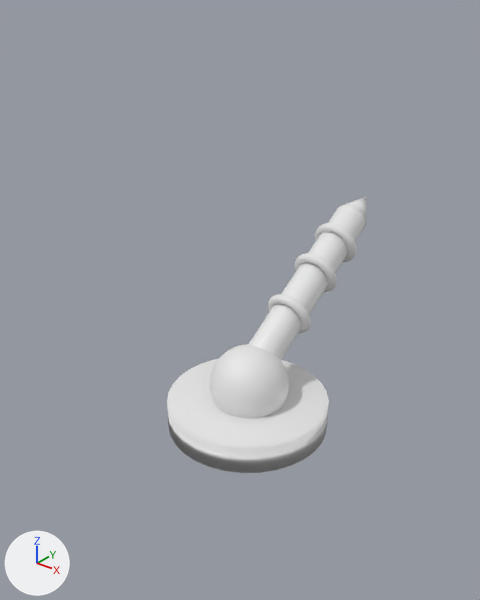
Two versions of the Blender file outfits/zarwal turret.blend, one commit apart.
The view is the same before and after, from a camera (50 mm lens) standing at (4.27, -5.49, 4.94) and looking at (-0.16, 0.05, 1.51). Arrows for +X, +Y and +Z are at lower left; the lights stay in place.

Before the edit, the objects in view are built like this:
```python
ob_cone = bpy.data.objects.new('Cone', me_cone)
ob_cone.location = (0.03, 2.45, 2.09)
ob_cone.rotation_euler = (-1.086, 0.0, 0.0)  # degrees (-62, 0, 0)
ob_cone.scale = (0.227, 0.227, 0.227)
ob_cylinder = bpy.data.objects.new('Cylinder', me_cylinder)
ob_cylinder.location = (0.01, 0.0, 0.06)
ob_cylinder.scale = (1.0, 1.0, -0.181)
ob_cylinder_001 = bpy.data.objects.new('Cylinder.001', me_cylinder_002)
ob_cylinder_001.location = (0.02, 1.09, 1.24)
ob_cylinder_001.rotation_euler = (-1.001, 0.0, 0.0)  # degrees (-57, 0, 0)
ob_cylinder_001.scale = (0.225, 0.225, 1.39)
ob_sphere = bpy.data.objects.new('Sphere', me_sphere)
ob_sphere.location = (0.02, 0.0, 0.43)
ob_sphere.scale = (0.489, 0.489, 0.489)
ob_torus = bpy.data.objects.new('Torus', me_torus)
ob_torus.location = (0.04, 0.81, 1.08)
ob_torus.rotation_euler = (1.949, 0.0, 0.0)  # degrees (112, 0, 0)
ob_torus.scale = (0.25, 0.25, 0.25)
ob_torus_001 = bpy.data.objects.new('Torus.001', me_torus_001)
ob_torus_001.location = (0.04, 1.86, 1.73)
ob_torus_001.rotation_euler = (1.949, 0.0, 0.0)  # degrees (112, 0, 0)
ob_torus_001.scale = (0.25, 0.25, 0.25)
ob_torus_002 = bpy.data.objects.new('Torus.002', me_torus_002)
ob_torus_002.location = (0.04, 1.39, 1.45)
ob_torus_002.rotation_euler = (1.949, 0.0, 0.0)  # degrees (112, 0, 0)
ob_torus_002.scale = (0.25, 0.25, 0.25)
```
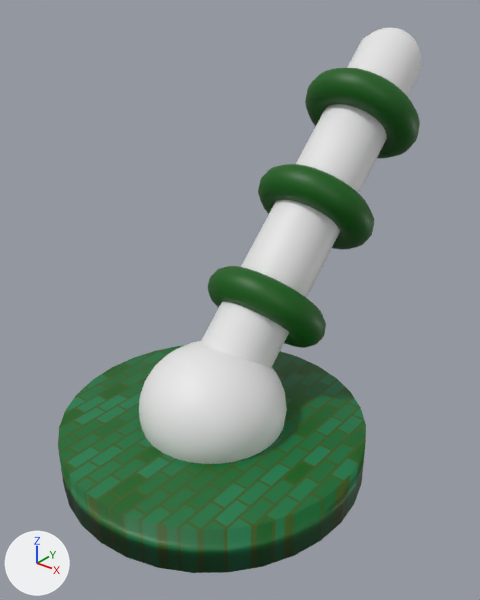
Commit message: Zarwal Turret finalized sprite

Pixel boxes [x1, y1, x2, y2] of what changed, in the pictures (480 x 600 px):
'Cylinder', recoloured, moved, rescaled (90% wider, 99% taller)
    before: [167, 359, 329, 473]
    after: [58, 345, 366, 573]
'Cylinder.001', moved, turned, rescaled
    before: [249, 205, 366, 360]
    after: [201, 33, 422, 367]
'Sphere', moved, rescaled (86% wider, 65% taller)
    before: [210, 344, 289, 418]
    after: [139, 341, 287, 464]
'Torus.002', reshaped, moved, turned, rescaled
    before: [295, 253, 337, 293]
    after: [305, 68, 420, 159]
'Torus.001', reshaped, moved, turned, rescaled
    before: [315, 223, 357, 262]
    after: [258, 164, 374, 249]
'Torus.003', added (green)
    after: [208, 266, 326, 348]
'Torus', deleted
    before: [268, 294, 311, 333]
'Sphere.001', added
    after: [371, 27, 421, 59]
'Cone', deleted
    before: [344, 196, 367, 228]

The change, as a list of edits to the scene's bpy script:
```text
Add mat_material_001:
    mat_material_001 = bpy.data.materials.new('Material.001')
    mat_material_001.use_nodes = True; mat_material_001.node_tree.nodes.clear()
    _N = mat_material_001.node_tree.nodes; _L = mat_material_001.node_tree.links
    n0 = _N.new('ShaderNodeBsdfPrincipled'); n0.name = 'Principled BSDF'
    n1 = _N.new('ShaderNodeOutputMaterial'); n1.name = 'Material Output'
    n2 = _N.new('ShaderNodeTexBrick'); n2.name = 'Brick Texture'
    n2.inputs[1].default_value = (0.0, 0.105, 0.000792, 1.0)  # 'Color1', dark green #005b03
    n2.inputs[2].default_value = (0.00552, 0.2, 0.0728, 1.0)  # 'Color2', dark green #117c4c
    n2.inputs[3].default_value = (0.0447, 0.102, 0.00434, 1.0)  # 'Mortar', dark green #3c5a0e
    _L.new(n0.outputs[0], n1.inputs[0])  # 'BSDF' to 'Surface'
    _L.new(n2.outputs[0], n0.inputs[0])  # 'Color' to 'Base Color'
Change me_torus_002:
    used by ob_torus_002; location = (0.04, 1.39, 1.45); rotation_euler = (1.949, 0.0, 0.0), in degrees (112, 0, 0); scale = (0.25, 0.25, 0.25)
    remove me_torus_002.from_pydata(...)  # 576 vertices, 576 faces; spans x -1.25..1.25, y -1.25..1.25, z -0.25..0.25
    add me_torus_002.from_pydata(...)  # 1200 vertices, 1200 faces; spans x -1.4..1.4, y -1.4..1.4, z -0.4..0.4
    me_torus_002 part 2: 576 vertices removed from x -1.25..1.25, y -1.25..1.25, z -0.25..0.25; 1200 vertices added at x -1.4..1.4, y -1.4..1.4, z -0.4..0.4, forming a torus around z (ring radius 1.0, tube radius 0.4)
    add me_torus_002.materials.append(mat_material_005)  # dark green #005b00
Change me_torus_001:
    used by ob_torus_001; location = (0.04, 1.86, 1.73); rotation_euler = (1.949, 0.0, 0.0), in degrees (112, 0, 0); scale = (0.25, 0.25, 0.25)
    remove me_torus_001.from_pydata(...)  # 576 vertices, 576 faces; spans x -1.25..1.25, y -1.25..1.25, z -0.25..0.25
    add me_torus_001.from_pydata(...)  # 1200 vertices, 1200 faces; spans x -1.4..1.4, y -1.4..1.4, z -0.4..0.4
    me_torus_001 part 1: 576 vertices removed from x -1.25..1.25, y -1.25..1.25, z -0.25..0.25; 1200 vertices added at x -1.4..1.4, y -1.4..1.4, z -0.4..0.4, forming a torus around z (ring radius 1.0, tube radius 0.4)
    add me_torus_001.materials.append(mat_material_005)  # dark green #005b00
Change me_cylinder:
    where me_cylinder.from_pydata(...)  # 64 vertices, 34 faces; spans x -1.0..1.0, y -1.0..1.0, z -1.0..1.0
    add me_cylinder.materials.append(mat_material_001)
Change ob_torus_002:
    ob_torus_002.location: (0.04, 1.39, 1.45) -> (0.0, 2.36, 3.33)
    ob_torus_002.rotation_euler: (1.949, 0.0, 0.0) -> (-0.81, 0.0, 0.0)  # degrees (112, 0, 0) -> degrees (-46, 0, 0)
    ob_torus_002.scale: (0.25, 0.25, 0.25) -> (0.552, 0.552, 0.552)
Change ob_torus_001:
    ob_torus_001.location: (0.04, 1.86, 1.73) -> (0.0, 1.36, 2.33)
    ob_torus_001.rotation_euler: (1.949, 0.0, 0.0) -> (-0.81, 0.0, 0.0)  # degrees (112, 0, 0) -> degrees (-46, 0, 0)
    ob_torus_001.scale: (0.25, 0.25, 0.25) -> (0.552, 0.552, 0.552)
Remove ob_torus:
    ob_torus = bpy.data.objects.new('Torus', me_torus)
Remove ob_cone:
    ob_cone = bpy.data.objects.new('Cone', me_cone)
Change ob_sphere:
    ob_sphere.location: (0.02, 0.0, 0.43) -> (-0.01, -0.64, 0.44)
    ob_sphere.scale: (0.489, 0.489, 0.489) -> (0.858, 0.858, 0.742)
Change ob_cylinder_001:
    ob_cylinder_001.location: (0.02, 1.09, 1.24) -> (-0.01, 1.28, 2.34)
    ob_cylinder_001.rotation_euler: (-1.001, 0.0, 0.0) -> (0.0, -0.818, -1.571)  # degrees (-57, 0, 0) -> degrees (0, -47, -90)
    ob_cylinder_001.scale: (0.225, 0.225, 1.39) -> (0.441, 0.441, 2.4)
Change ob_cylinder:
    ob_cylinder.location: (0.01, 0.0, 0.06) -> (-0.01, -0.64, 0.0)
    ob_cylinder.scale: (1.0, 1.0, -0.181) -> (1.78, 1.78, 0.28)
Add ob_torus_003:
    ob_torus_003 = bpy.data.objects.new('Torus.003', me_torus_003)  # a torus around z (ring radius 1.0, tube radius 0.4) spanning x -1.4..1.4, y -1.4..1.4, z -0.4..0.4; in mat_material_005 (dark green #005b00)
    ob_torus_003.location = (0.0, 0.36, 1.33)
    ob_torus_003.rotation_euler = (-0.81, 0.0, 0.0)  # degrees (-46, 0, 0)
    ob_torus_003.scale = (0.552, 0.552, 0.552)
Add ob_sphere_001:
    ob_sphere_001 = bpy.data.objects.new('Sphere.001', me_sphere_001)  # a UV sphere (32 segments, 16 rings, poles along z) spanning x -1.0..1.0, y -1.0..1.0, z -1.0..1.0; in mat_material_004 (its picture is missing)
    ob_sphere_001.location = (-0.01, 2.97, 3.92)
    ob_sphere_001.scale = (0.433, 0.433, 0.433)
```
